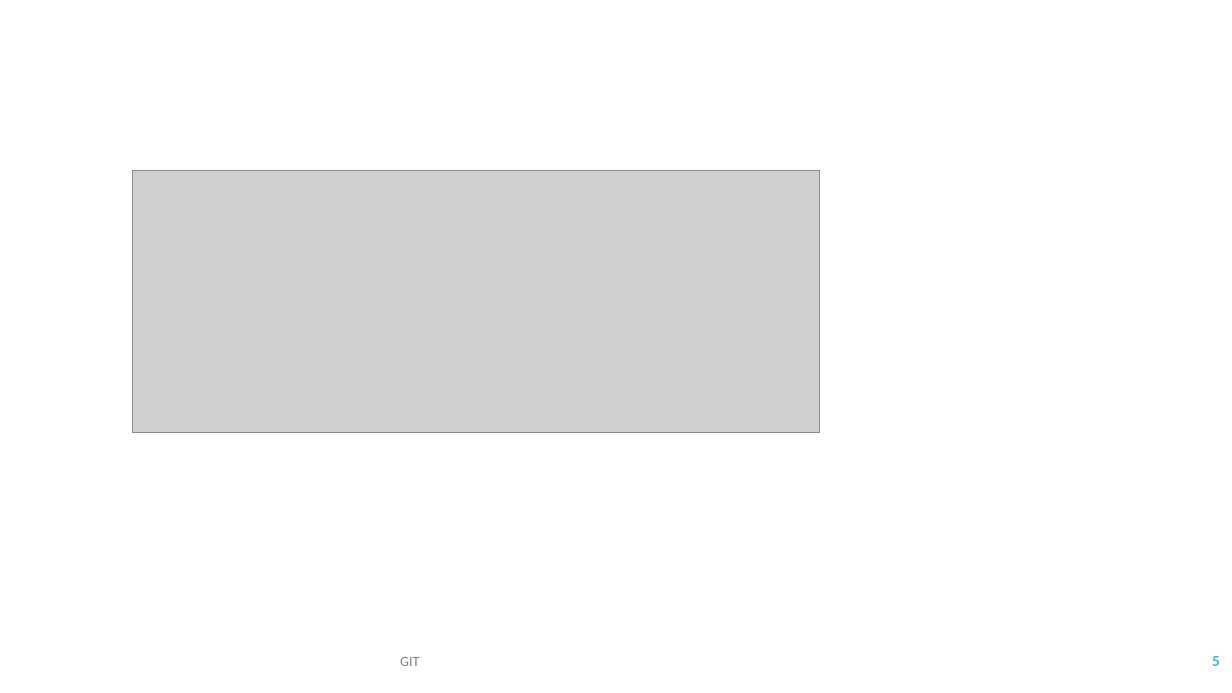
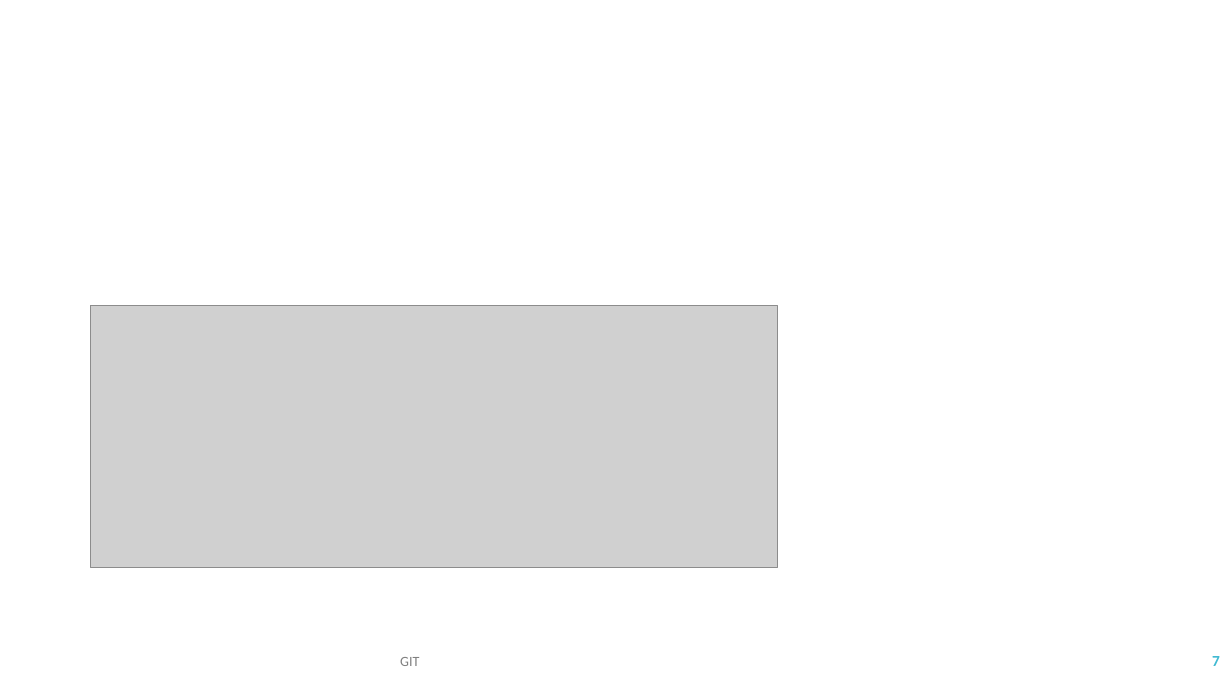
Before and after one commit to IlonaKulon/SzkolenieZIIMI, a slide deck: slide 7 of slajdy/ZIIMI_01_GIT.pptx (slide 5 before the commit). Drawn at 1232x693 pixels with LibreOffice and Linux fonts; fonts in the diff are those of the drawing; grey boxes stand for pictures. Boxes give left, top, right and bottom in pixels: in the first picture for what was removed or moved away, otherwise in the second. Text is boxed around its words. In the diff, an @@ line names an element or a change of style, - is before the commit and + after.

```diff
--- a/slajdy/ZIIMI_01_GIT.pptx
+++ b/slajdy/ZIIMI_01_GIT.pptx
@@ picture: place and size @@
-picture at [133, 171, 820, 433]
+picture at [91, 306, 777, 567]
@@ page number at [1212, 656, 1220, 666]: text changed @@
-5
+7
```
Also in this commit, not shown: 2 other slides changed, 2 slides added.
